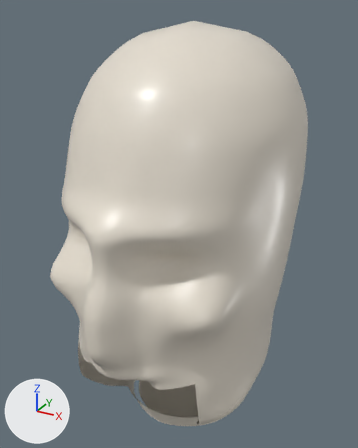
Two versions of the glTF model examples/sonic-abstract/meshes/th-head.glb, one commit apart.
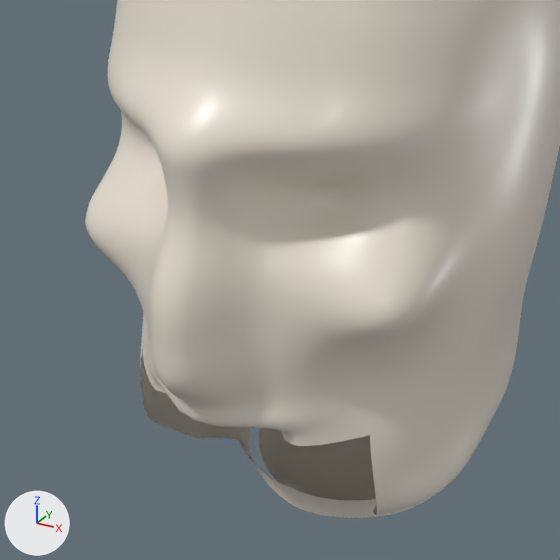
Old and new are each drawn whole from a 50 mm lens placed at (0.155, -0.308, 0.298), pointed at (-0.005, -0.016, 0.152) and again close up on the part from 2% to 82% of the width and 36% to 100% of the height. The axes (+X, +Y, +Z) are drawn at lower left. The lights are the same throughout. The older version's two pictures come first. Vertices at exactly the same position are counted once.

The first close-up shows 'th-head'.
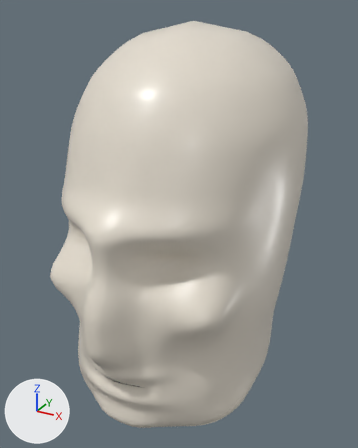
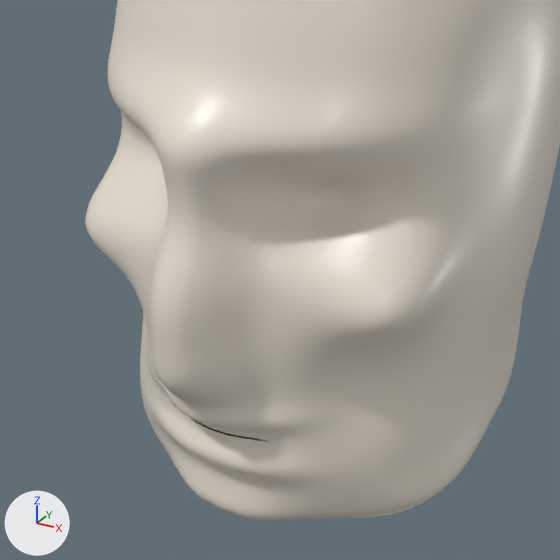
Pixel boxes [x1, y1, x2, y2] of what changed, in the close-ups (560 x 560 px):
'th-head', reshaped: before [85, 0, 560, 518]; after [85, 0, 560, 521]
part 1 of me_talking_head_bust_003, built on (mostly hidden before): before [154, 379, 296, 445]; after [140, 354, 377, 521]
part 2 of me_talking_head_bust_003, recoloured: after [205, 424, 271, 440]

What changed in the scene script:
```text
Change me_talking_head_bust_003:
    used by ob_th_head; location = (0.0, 0.0, 0.0)
    remove me_talking_head_bust_003.from_pydata(...)  # 15491 vertices, 30640 faces; spans x -0.076..0.076, y -0.131..0.093, z -0.01..0.29
    add me_talking_head_bust_003.from_pydata(...)  # 16459 vertices, 32688 faces; spans x -0.076..0.076, y -0.131..0.093, z -0.01..0.29
    me_talking_head_bust_003 part 1: 59 vertices moved from x -0.024..0.024, y -0.115..-0.09, z 0.082..0.088 to x -0.024..0.024, y -0.116..-0.095, z 0.082..0.088; 23 vertices removed from x -0.024..0.024, y -0.104..-0.089, z 0.081..0.085; 991 vertices added at x -0.046..0.046, y -0.113..-0.055, z 0.018..0.085
    me_talking_head_bust_003 part 2: 25 faces spanning x -0.016..0.02, y -0.114..-0.106, z 0.082..0.086 switch from mat_mouth_interior (black #1d191d) to mat_porcelain (pale yellow #e7dfd1)
```
